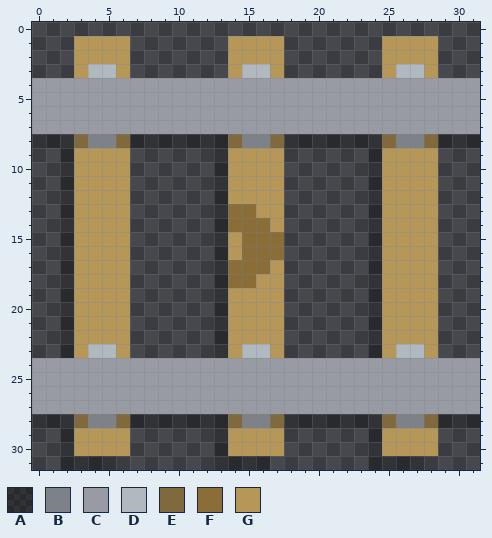
Pixel-art sprite: assets/sprites/railWay-2.png. The picture above is the old version.
The file is 32x32 pixels.
Palette (. is transparent): A #0000004c  B #7c8287  C #989aa4  D #b0b9c0  E #806a3d  F #8b6d37  G #b69757
Pixels before, first column x 0:
 1 ...GGGG.......GGGG.......GGGG...
 2 ...GGGG.......GGGG.......GGGG...
 3 ...GDDG.......GDDG.......GDDG...
 4 CCCCCCCCCCCCCCCCCCCCCCCCCCCCCCCC
 5 CCCCCCCCCCCCCCCCCCCCCCCCCCCCCCCC
 6 CCCCCCCCCCCCCCCCCCCCCCCCCCCCCCCC
 7 CCCCCCCCCCCCCCCCCCCCCCCCCCCCCCCC
 8 AAAEBBEAAAAAAAEBBEAAAAAAAEBBEAAA
 9 ..AGGGG......AGGGG......AGGGG...
10 ..AGGGG......AGGGG......AGGGG...
11 ..AGGGG......AGGGG......AGGGG...
12 ..AGGGG......AGGGG......AGGGG...
13 ..AGGGG......AFFGG......AGGGG...
14 ..AGGGG......AFFFG......AGGGG...
15 ..AGGGG......AGFFF......AGGGG...
16 ..AGGGG......AGFFF......AGGGG...
17 ..AGGGG......AFFFG......AGGGG...
18 ..AGGGG......AFFGG......AGGGG...
19 ..AGGGG......AGGGG......AGGGG...
20 ..AGGGG......AGGGG......AGGGG...
21 ..AGGGG......AGGGG......AGGGG...
22 ..AGGGG......AGGGG......AGGGG...
23 ..AGDDG......AGDDG......AGDDG...
24 CCCCCCCCCCCCCCCCCCCCCCCCCCCCCCCC
25 CCCCCCCCCCCCCCCCCCCCCCCCCCCCCCCC
26 CCCCCCCCCCCCCCCCCCCCCCCCCCCCCCCC
27 CCCCCCCCCCCCCCCCCCCCCCCCCCCCCCCC
28 AAAEBBEAAAAAAAEBBEAAAAAAAEBBEAAA
29 ..AGGGG......AGGGG......AGGGG...
30 ..AGGGG......AGGGG......AGGGG...
31 ..AAAA.......AAAA.......AAAA....
New version:
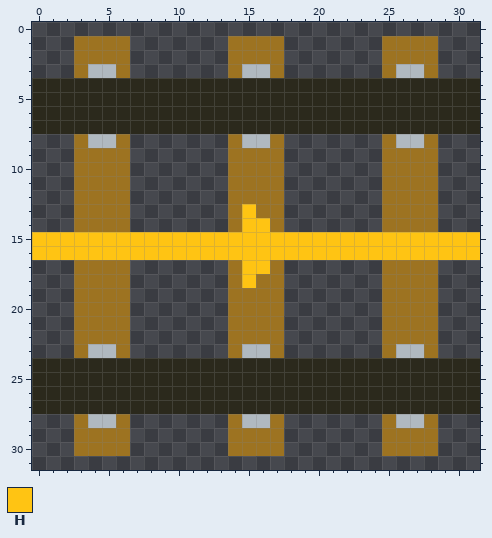
Colours new in this view: H #ffc413
Change:
Colour C changes from #989aa4 to #2b291c.
Colour G changes from #b69757 to #9d7321.
Colour D replaces colour B in row 8 at x 4 to 5, 15 to 16 and 26 to 27; in row 28 at x 4 to 5, 15 to 16 and 26 to 27.
Colour G replaces colour E in row 8 at x 3, 6, 14, 17, 25 and 28; in row 28 at x 3, 6, 14, 17, 25 and 28.
Colour G replaces colour F in rows 13 to 14 at x 14; in rows 17 to 18 at x 14.
Colour H is added in rows 15 to 16 at x 0 to 1, 7 to 12, 18 to 23 and 29 to 31.
Colour H replaces colour A in rows 15 to 16 at x 2, 13 and 24.
Colour H replaces colour F in row 13 at x 15; in row 14 at x 15 to 16; in rows 15 to 16 at x 15 to 17; in row 17 at x 15 to 16; in row 18 at x 15.
Colour H replaces colour G in rows 15 to 16 at x 3 to 6, 14 and 25 to 28.
The author cleared colour A in row 8 at x 0 to 2, 7 to 13, 18 to 24 and 29 to 31; in rows 9 to 14 at x 2, 13 and 24; in rows 17 to 23 at x 2, 13 and 24; in row 28 at x 0 to 2, 7 to 13, 18 to 24 and 29 to 31; in rows 29 to 30 at x 2, 13 and 24; in row 31 at x 2 to 5, 13 to 16 and 24 to 27.
